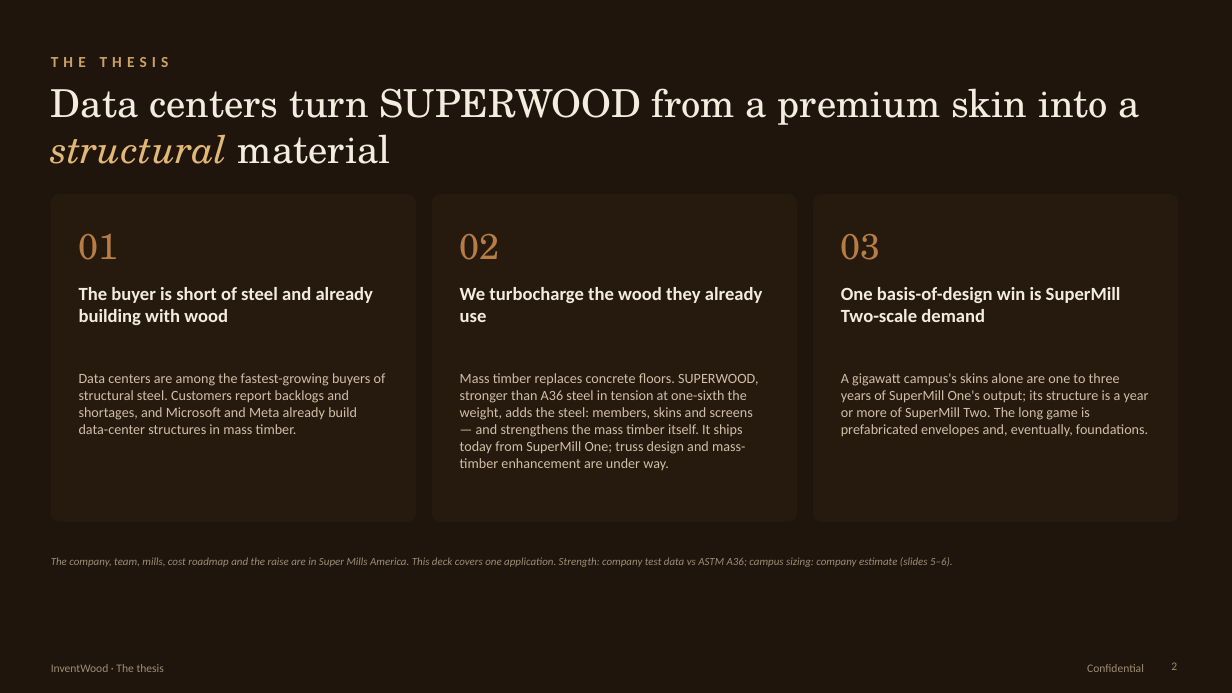
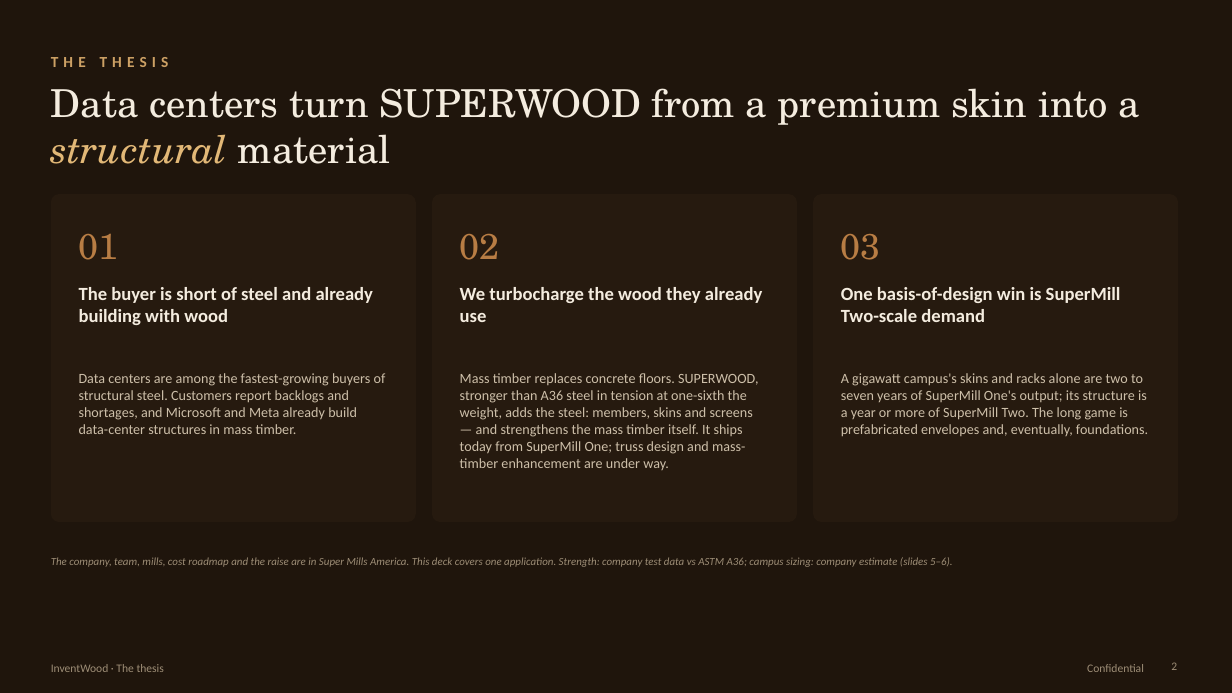
Before and after one commit to alau-hi/decks, a slide deck: slide 2 of superwood-datacenter-investor/SUPERWOOD-for-Data-Centers-Companion.pptx. Drawn at 1232x693 pixels with LibreOffice and Linux fonts; fonts in the diff are those of the drawing. Boxes give left, top, right and bottom in pixels: in the first picture for what was removed or moved away, otherwise in the second. Text is boxed around its words. In the diff, an @@ line names an element or a change of style, - is before the commit and + after.

```diff
--- a/superwood-datacenter-investor/SUPERWOOD-for-Data-Centers-Companion.pptx
+++ b/superwood-datacenter-investor/SUPERWOOD-for-Data-Centers-Companion.pptx
@@ text at bbox=[841, 373, 1148, 437]: text changed @@
-A gigawatt campus's skins alone are one to three years of SuperMill One's output; its structure is a year or more of SuperMill Two. The long game is prefabricated envelopes and, eventually, foundations.
+A gigawatt campus's skins and racks alone are two to seven years of SuperMill One's output; its structure is a year or more of SuperMill Two. The long game is prefabricated envelopes and, eventually, foundations.
```
Also in this commit, not shown: 5 other slides changed, 17 other files.
